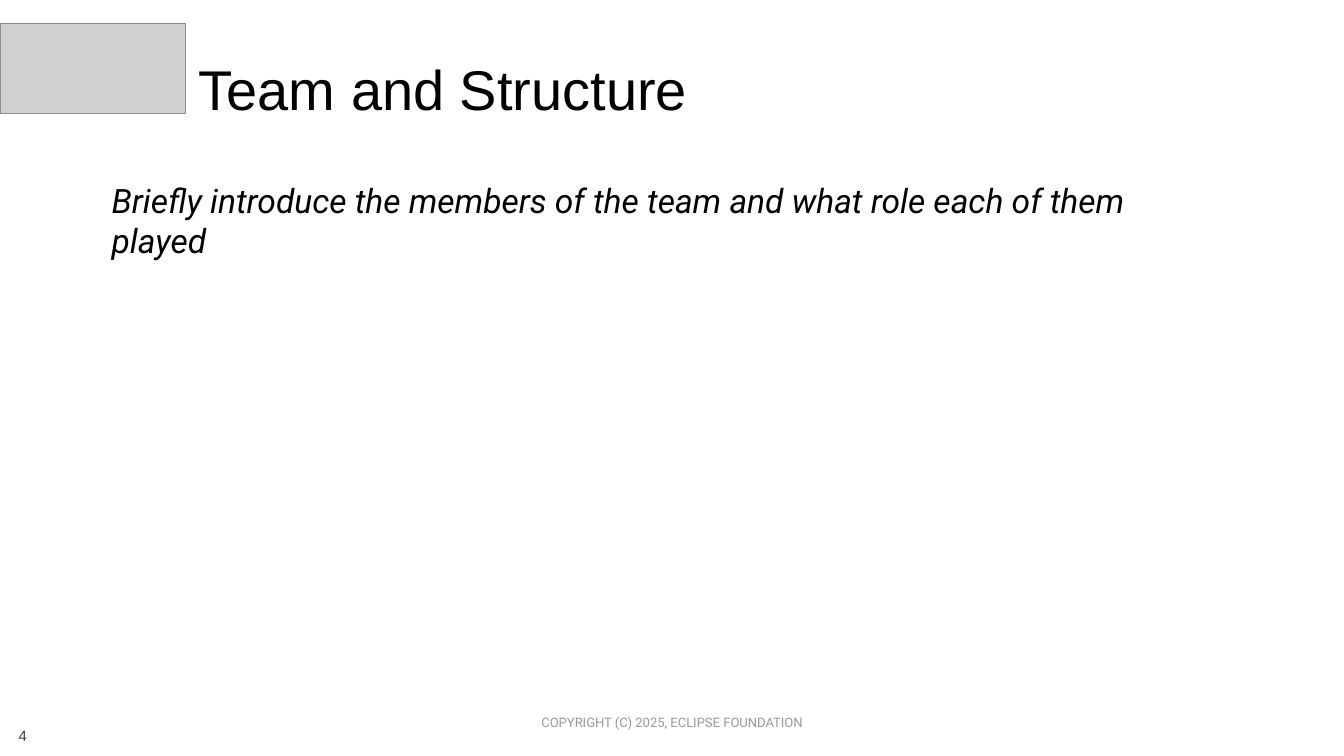
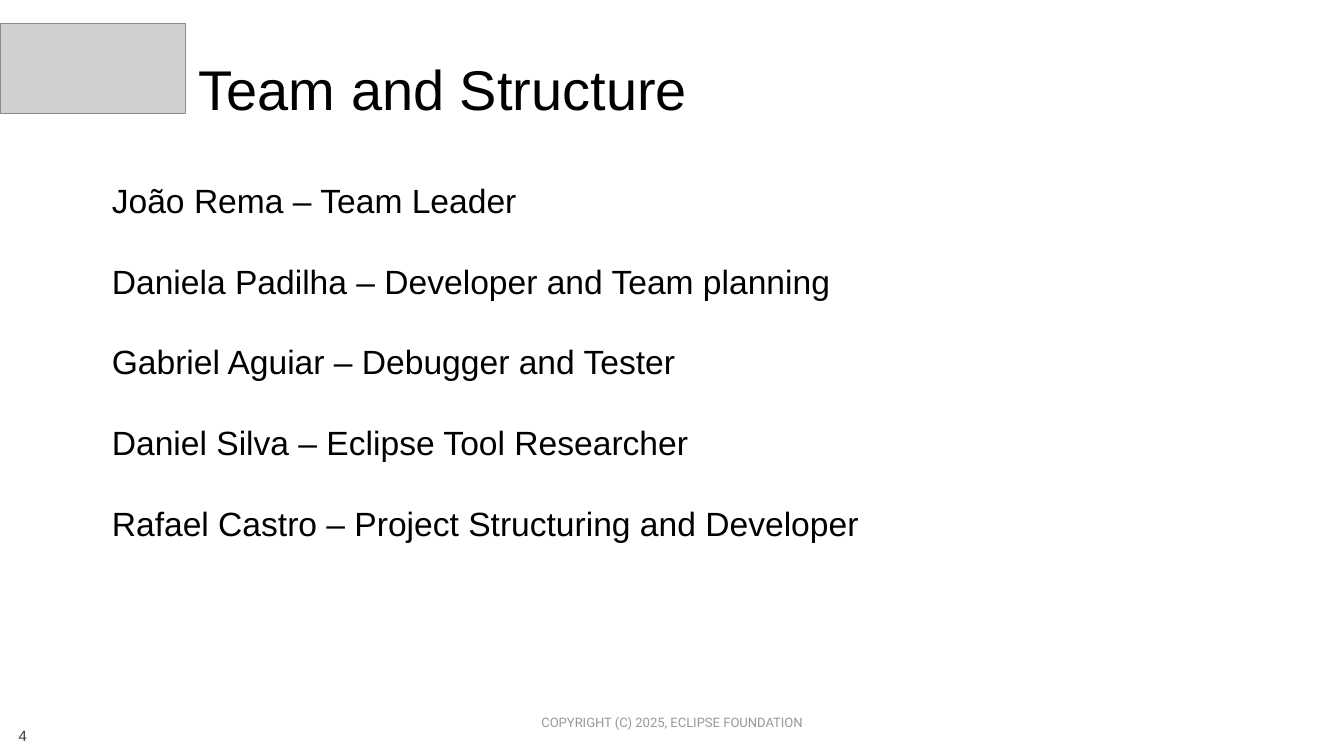
Before and after one commit to Eclipse-SDV-Hackathon-Chapter-Three/Team-Steering-into-Code, a slide deck: slide 4 of SDV Hackathon 2025 - Pitching Slides Team Steering.pptx. Drawn at 1344x756 pixels with LibreOffice and Linux fonts; fonts in the diff are those of the drawing; grey boxes stand for pictures; background and template pictures are left out. Boxes give left, top, right and bottom in pixels: in the first picture for what was removed or moved away, otherwise in the second. Text is boxed around its words. In the diff, an @@ line names an element or a change of style, - is before the commit and + after.

```diff
--- a/SDV Hackathon 2025 - Pitching Slides Team Steering.pptx
+++ b/SDV Hackathon 2025 - Pitching Slides Team Steering.pptx
@@ text at (x1=112, y1=188, x2=858, y2=542): text changed; font Roboto to Arial; italic off @@
-Briefly introduce the members of the team and what role each of them played
+João Rema – Team Leader
+Daniela Padilha – Developer and Team planning
+Gabriel Aguiar – Debugger and Tester
+Daniel Silva – Eclipse Tool Researcher
+Rafael Castro – Project Structuring and Developer
```
Also in this commit, not shown: 1 other file.
